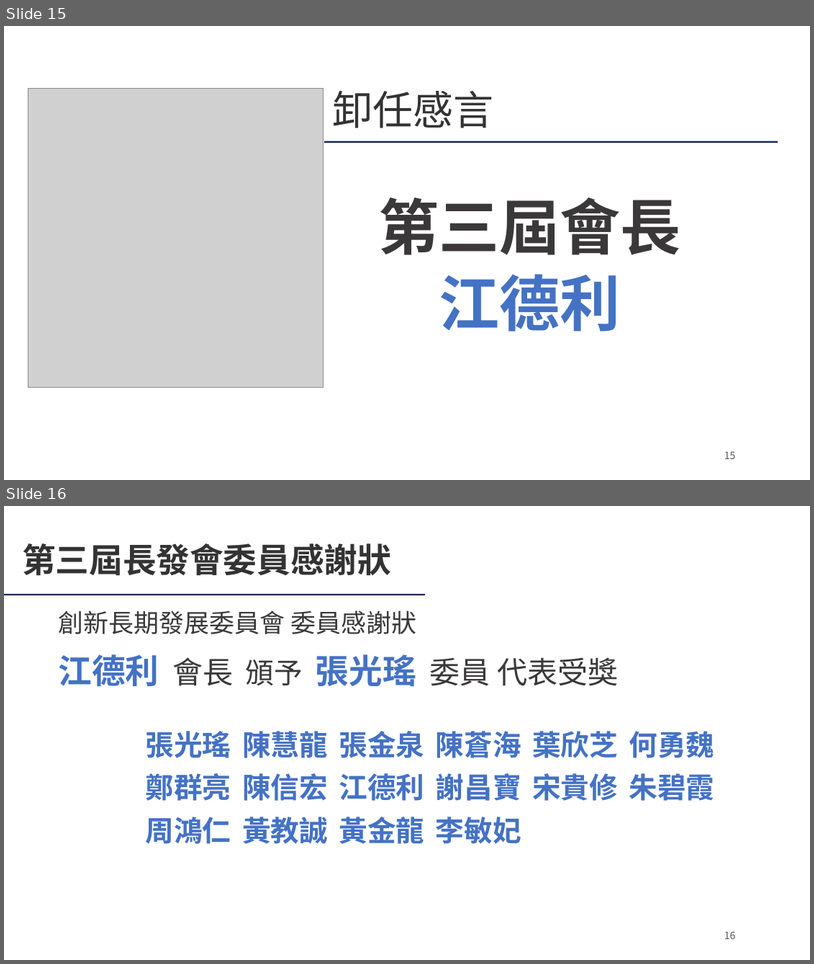
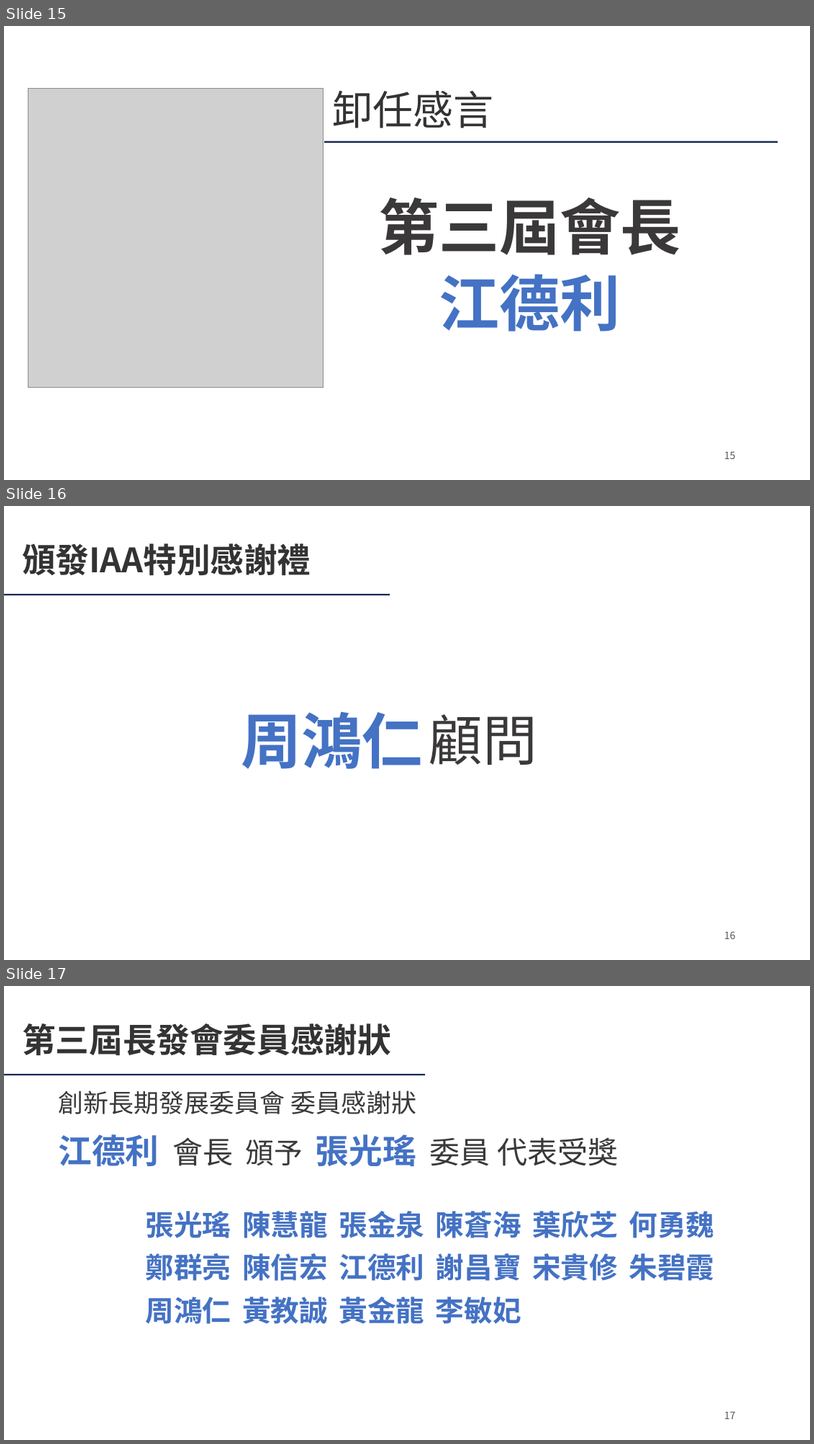
Before and after one commit to Ericliang680928/IAA, a slide deck: 20261204/agm/IAA會員大會簡報_20261204.pptx. Shown one above the other, each under a label of ours: slides 15 and 16 before the commit, slides 15, 16 and 17 after it. The pictures are 814x964 and 814x1444 pixels, drawn with LibreOffice and Linux fonts; fonts in the diff are those of the drawing; grey boxes stand for pictures; background and template pictures are left out. Boxes give left, top, right and bottom in pixels: in the first picture for what was removed or moved away, otherwise in the second. Text is boxed around its words. In the diff, an @@ line names an element or a change of style, - is before the commit and + after.

```diff
--- a/20261204/agm/IAA會員大會簡報_20261204.pptx
+++ b/20261204/agm/IAA會員大會簡報_20261204.pptx
@@ slide 16 added at bbox=[4, 506, 810, 960], background picture (left out) @@
@@ text added at bbox=[22, 543, 311, 576], 40 pt, text #333333, bold @@
+頒發IAA特別感謝禮
@@ rectangle added at bbox=[4, 594, 390, 595], fill #192856 @@
@@ text added at bbox=[242, 711, 423, 769], 72 pt, text #4472C4, bold @@
+周鴻仁
@@ text added at bbox=[429, 714, 538, 764], 65 pt, text #3A3838 @@
+顧問
@@ page number added at bbox=[725, 931, 736, 939], 12 pt, text #555555 @@
+16
@@ what was slide 16 is now slide 17 @@
@@ page number at bbox=[725, 1411, 736, 1419]: text changed @@
-16
+17
```
Also in this commit, not shown: 2 slides changed, 3 other files.
